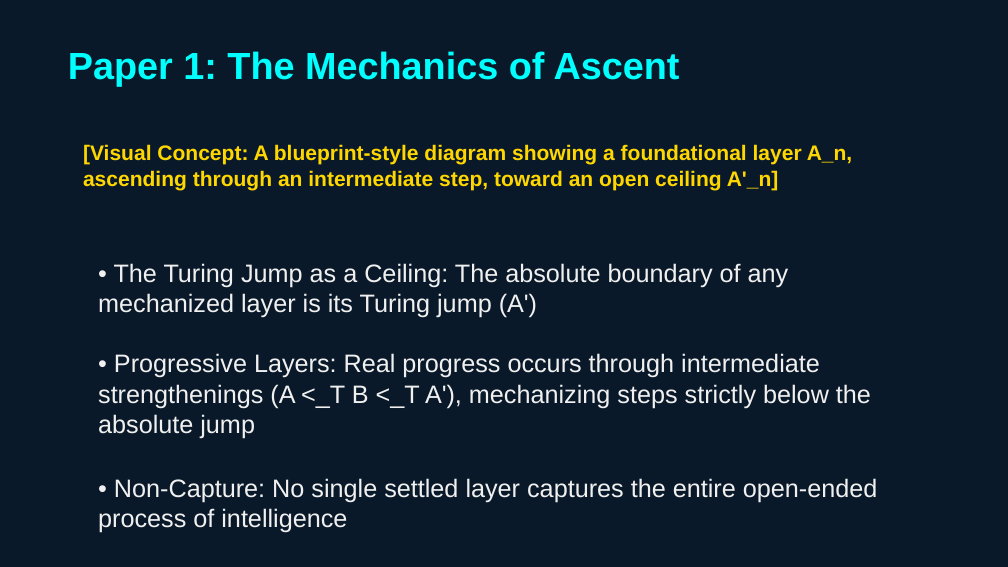
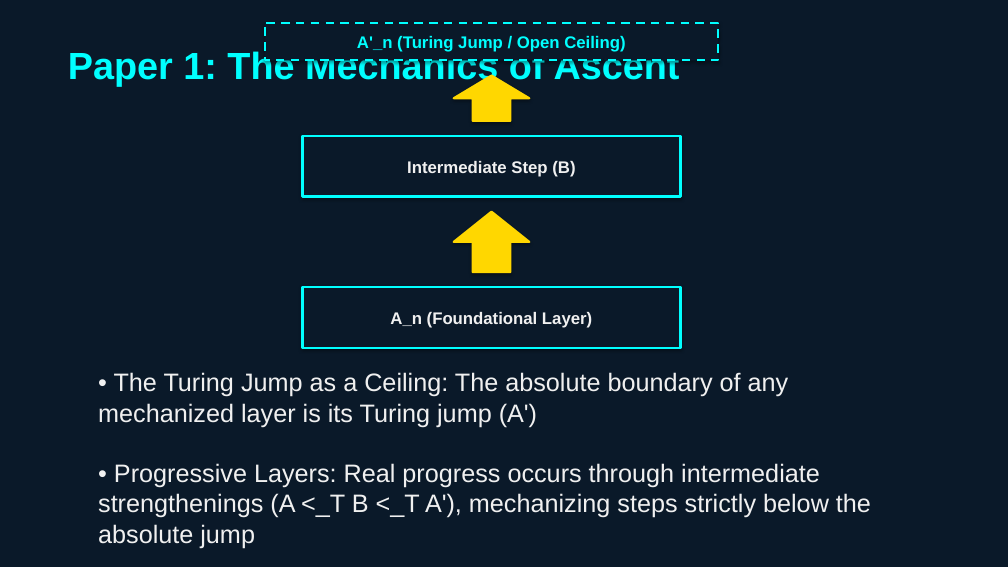
Before and after one commit to chienpinglu/The_AI_Progress_Blueprint, a slide deck: slide 5 of The_AI_Progress_Blueprint.pptx. Drawn at 1008x567 pixels with LibreOffice and Linux fonts; fonts in the diff are those of the drawing. Boxes give left, top, right and bottom in pixels: in the first picture for what was removed or moved away, otherwise in the second. Text is boxed around its words. In the diff, an @@ line names an element or a change of style, - is before the commit and + after.

Commit message:
Add native shape drawing logic for Visual Concepts

```diff
--- a/The_AI_Progress_Blueprint.pptx
+++ b/The_AI_Progress_Blueprint.pptx
@@ rectangle added at [265, 23, 718, 60], fill #0A1929, outline #00FFFF 2 pt dashed, 16 pt, text #00FFFF, bold @@
+A'_n (Turing Jump / Open Ceiling)
@@ up arrow added at [454, 76, 529, 121], fill #FFD700, outline #FFD700 2 pt @@
@@ text removed at [83, 144, 853, 190] @@
-[Visual Concept: A blueprint-style diagram showing a foundational layer A_n, ascending through an intermediate step, toward an open ceiling A'_n]
@@ rectangle added at [302, 136, 681, 197], fill #0A1929, outline #00FFFF 2 pt, 16 pt, text #F0F0F0, bold @@
+Intermediate Step (B)
@@ up arrow added at [454, 212, 529, 272], fill #FFD700, outline #FFD700 2 pt @@
@@ rectangle added at [302, 287, 681, 348], fill #0A1929, outline #00FFFF 2 pt, 16 pt, text #F0F0F0, bold @@
+A_n (Foundational Layer)
@@ text "• The Turing Jump as ...": place and size @@
-text "• The Turing Jump as ..." at [98, 263, 789, 318]
+text "• The Turing Jump as ..." at [98, 372, 789, 427]
@@ text "• Progressive Layers: Real progress ...": place and size @@
-text "• Progressive Layers: Real progress ..." at [98, 353, 871, 439]
+text "• Progressive Layers: Real progress ..." at [98, 463, 871, 548]
@@ text removed at [98, 478, 878, 533] @@
-• Non-Capture: No single settled layer captures the entire open-ended process of intelligence
```
Also in this commit, not shown: 8 other slides changed, 1 other file.
